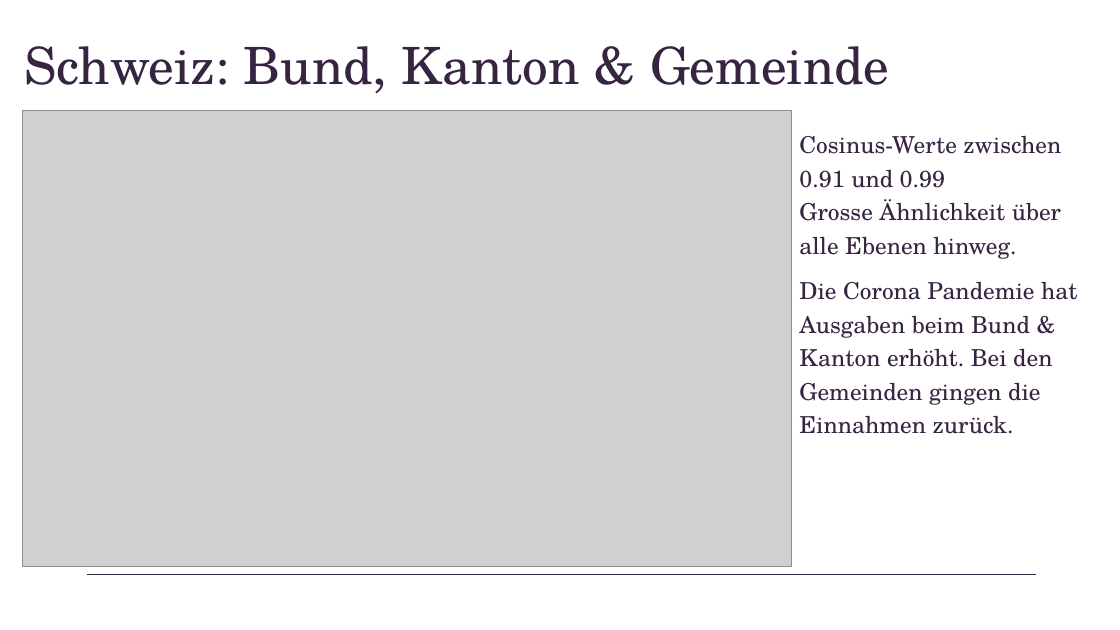
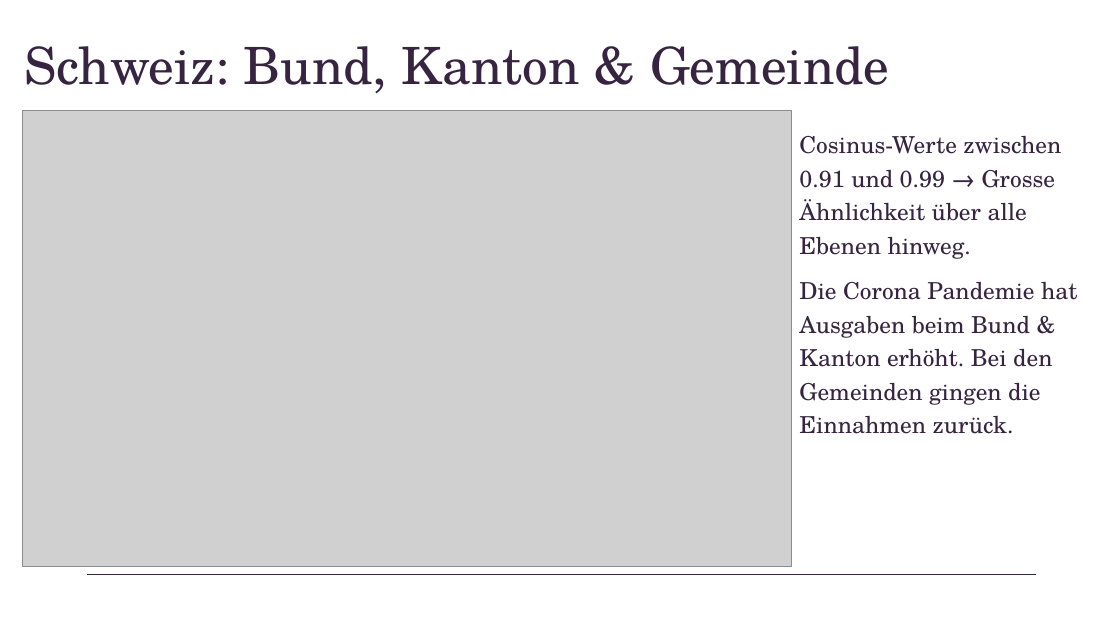
Before and after one commit to fischer-lukas/bina24_cifci_fischer, a slide deck: slide 4 of Staatsfinanzen im Vergleich.pptx. Drawn at 1120x630 pixels with LibreOffice and Linux fonts; fonts in the diff are those of the drawing; grey boxes stand for pictures. Boxes give left, top, right and bottom in pixels: in the first picture for what was removed or moved away, otherwise in the second. Text is boxed around its words. In the diff, an @@ line names an element or a change of style, - is before the commit and + after.

```diff
--- a/Staatsfinanzen im Vergleich.pptx
+++ b/Staatsfinanzen im Vergleich.pptx
@@ text at [799,136,1061,259]: text changed @@
-Cosinus-Werte zwischen 0.91 und 0.99
-Grosse Ähnlichkeit über alle Ebenen hinweg.
+Cosinus-Werte zwischen 0.91 und 0.99 → Grosse Ähnlichkeit über alle Ebenen hinweg.
```
Also in this commit, not shown: 8 other slides changed, 1 slide added.
